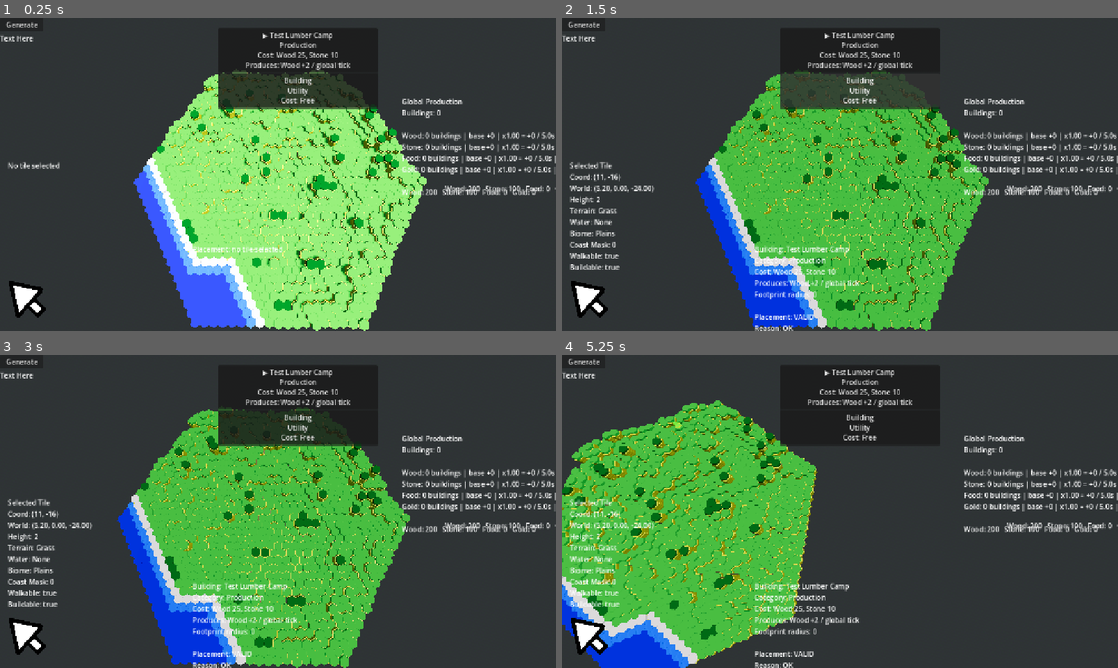
Above: before the commit, frames 1-4 (two rows, left to right).
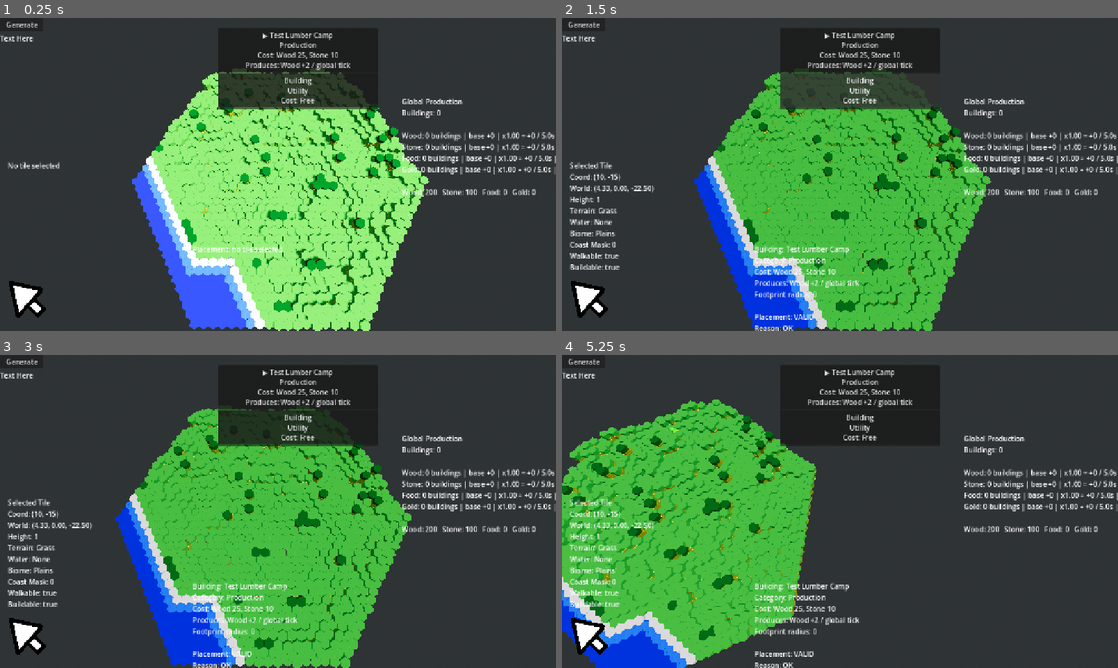
Above: after the commit, the same moments.

Repository: forzinkahd/HexaKingdomGameRepo
Game: Godot game, scene res://Scenes/GameScene.tscn
Same seed, same stepped clock (60 frames per second), same inputs: the game is played once before the commit and once after it.
Inputs (mouse positions are in pixels of both pictures, inside the frame that each line leads up to):
- Up to frame 1 (0.25 s): no input
- Up to frame 2 (1.5 s): click "▶ Test Lumber Camp Production…" at 0.5 s; click "Building Utility Cost: Free" at 1.25 s
- Up to frame 3 (3 s): click "Generate" at 2 s; tap Enter at 2.75 s; move the mouse to (400, 495) at 2.77 s; hold D (MoveRight) from 2.78 s (still down); tap 2 (Build) at 2.85 s; click (400, 495) at 2.92 s
- Up to frame 4 (5.25 s): move the mouse to (728, 527) at 3.52 s; release D (MoveRight) at 3.53 s; hold S (MoveBackwards) 3.53-4.28 s; tap Q (RotateCameraLeft) at 3.6 s; move the mouse to (895, 442) at 4.27 s; hold D (MoveRight) 4.28-5.03 s; hold E (RotateCameraRight) 4.28-5.03 s; move the mouse to (812, 574) at 5.02 s; hold W (MoveForward) from 5.03 s (still down); tap 1 (Select) at 5.1 s; click (812, 574) at 5.17 s

The runs differ from the first frame. In frame 1, 7.2% of the frame differs, in the area x 23-100%, y 16-100%; in frame 2, 6.0%; in frame 3, 5.9%; in frame 4, 8.3%, in the area x 0-100%, y 14-100%.

Commit message:
Tile offset against overlapping

Diff:
--- a/Scenes/GameScene.tscn
+++ b/Scenes/GameScene.tscn
@@ -308,6 +308,7 @@
 economy = NodePath("../../Builder/GameplayV2/WorldEconomyV2")
 
 [node name="EconomyDebugLabelV2" type="Label" parent="Control" unique_id=1737414156 node_paths=PackedStringArray("economy")]
+visible = false
 layout_mode = 0
 offset_left = 1024.0
 offset_top = 381.0
--- a/Scenes/TerrainVoxels/tile_base_grass_padding.tscn
+++ b/Scenes/TerrainVoxels/tile_base_grass_padding.tscn
@@ -5,4 +5,4 @@
 [node name="tile_base_grass_padding" type="Node3D" unique_id=951288435]
 
 [node name="hex_grass2" parent="." unique_id=1467486147 instance=ExtResource("1_67b5l")]
-transform = Transform3D(1, 0, 0, 0, 0.5, 0, 0, 0, 1, 0, 0, 0)
+transform = Transform3D(0.866, 0, 0, 0, 0.5, 0, 0, 0, 0.866, 0, 0, 0)
--- a/scripts/WorldRender/world_renderer_v2.gd
+++ b/scripts/WorldRender/world_renderer_v2.gd
@@ -7,6 +7,11 @@
 @export var tile_visual_yaw_offset_degrees: float = 30.0
 @export var padding_visual_yaw_offset_degrees: float = 0.0
 @export var apply_tile_visual_yaw_offset: bool = true
+@export_group("Vertical Stacking")
+@export var top_tile_y_offset: float = 0.0
+@export var padding_y_offset: float = 0.0
+@export var padding_layer_spacing: float = 0.0
+@export var top_tile_extra_y_offset: float = 0.5
 
 var _debug_materials: Dictionary = {}
 
@@ -37,7 +42,7 @@
 	if node == null:
 		return
 	node.name = "Tile_%s_%s" % [tile.coord.x, tile.coord.y]
-	node.position = Vector3(tile.world_position.x, _tile_y(tile, settings), tile.world_position.z)
+	node.position = Vector3(tile.world_position.x, _tile_y(tile, settings) + top_tile_y_offset + top_tile_extra_y_offset, tile.world_position.z)
 
 	if apply_tile_visual_yaw_offset:
 		node.rotation.y += deg_to_rad(tile_visual_yaw_offset_degrees)
@@ -64,7 +69,7 @@
 		if padding == null:
 			continue
 		padding.name = "Padding_%s_%s_%s" % [tile.coord.x, tile.coord.y, i]
-		padding.position = Vector3(tile.world_position.x, float(i) * settings.height_step, tile.world_position.z)
+		padding.position = Vector3(tile.world_position.x, float(i) * settings.height_step + top_tile_y_offset + top_tile_y_offset, tile.world_position.z)
 
 		if apply_tile_visual_yaw_offset:
 			padding.rotation.y += deg_to_rad(padding_visual_yaw_offset_degrees)
